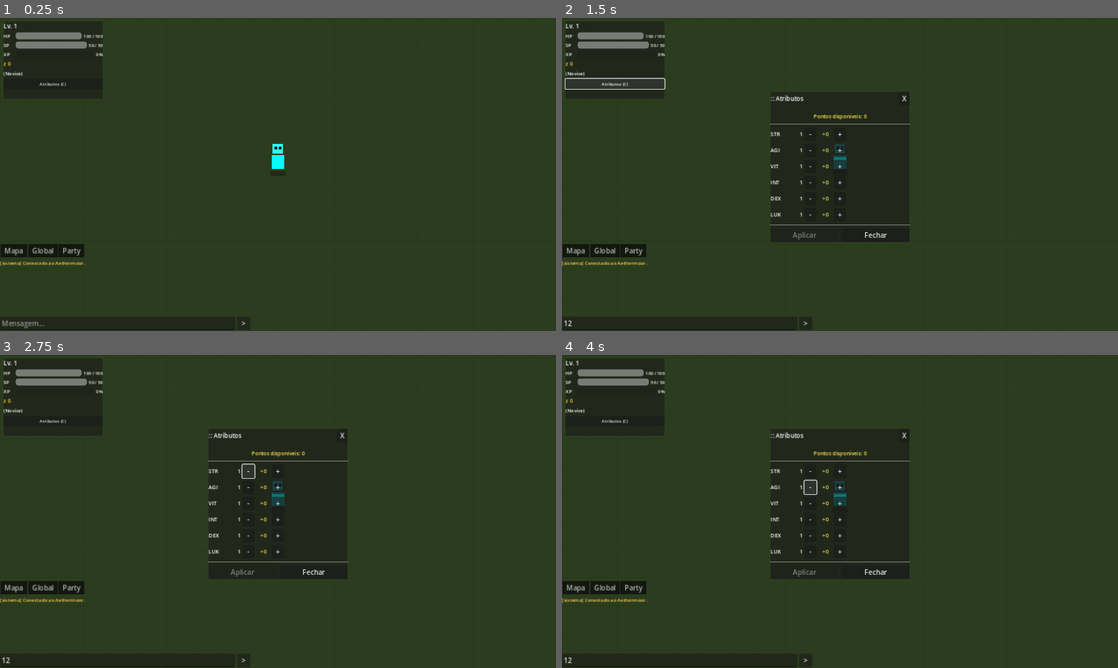
Above: before the commit, frames 1-4 (two rows, left to right).
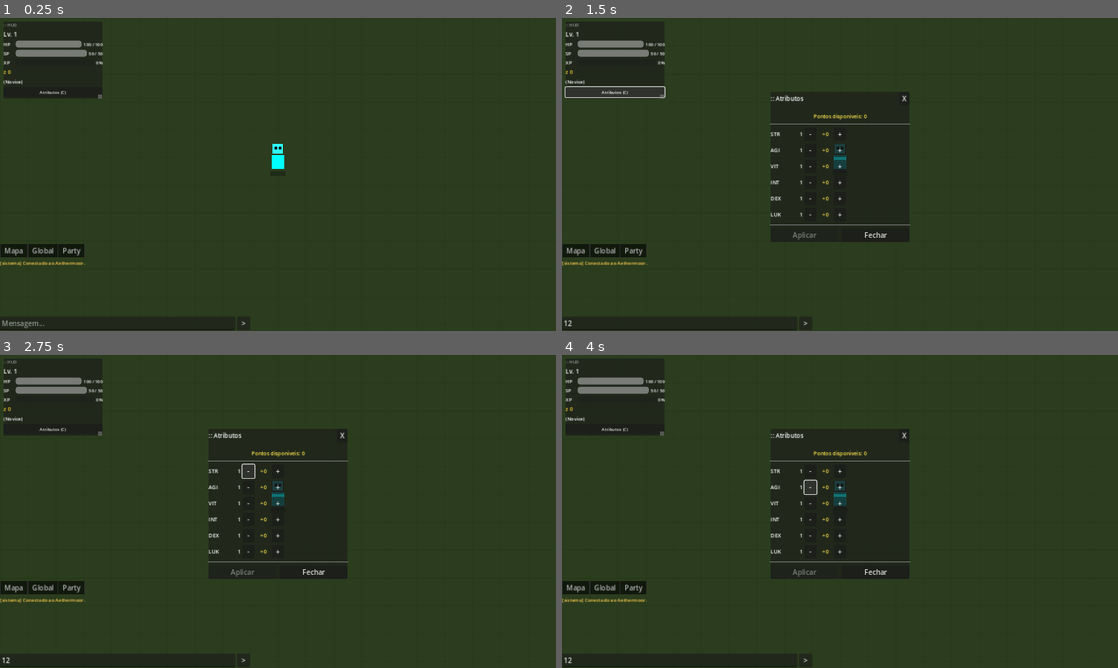
Above: after the commit, the same moments.

Repository: renash2me/Game-1.0
Game: Godot game, scene res://scenes/game_world.tscn
Same seed, same stepped clock (60 frames per second), same inputs: the game is played once before the commit and once after it. This scene is started directly instead of the project's main scene.
Inputs (mouse positions are in pixels of both pictures, inside the frame that each line leads up to):
- Up to frame 1 (0.25 s): no input
- Up to frame 2 (1.5 s): click (678, 324) at 0.52 s; type "12" at 0.6 s; click "Atributos (C)" at 1.25 s
- Up to frame 3 (2.75 s): click "-" at 2 s
- Up to frame 4 (4 s): click "+" at 2.75 s; click "-" at 3.5 s

The runs differ from the first frame. In frame 1, 1.0% of the frame differs, in the area x 0-19%, y 1-26%; in frame 2, 1.4%; in frame 3, 1.0%; in frame 4, 1.0%.

Commit message:
feat(client): HUD arrastável/redimensionável + movimento contínuo por mouse
HUD: barra de arrastar no topo do painel, grip de resize no canto
inferior direito (escala uniforme 0.5x–2.5x via tween de escala).

Movimento: marcador visual animado no ponto de clique, seguimento
contínuo do cursor enquanto o botão esquerdo está pressionado
(estilo Ragnarok Online).

Co-Authored-By: Claude Sonnet 4.6 <noreply@anthropic.com>
Claude-Session: https://claude.ai/code/session_01KzEqHDrWbGyHQtNhqA5Y96

Diff:
--- a/client/scripts/ui/game_world.gd
+++ b/client/scripts/ui/game_world.gd
@@ -19,9 +19,10 @@
 const MOVE_SPEED : float = 120.0
 const SEND_INTERVAL : float = 0.1
 var _move_target : Vector2 = Vector2.ZERO
-var _moving : bool = false
-var _send_timer : float = 0.0
-var _last_sent  : Vector2 = Vector2.ZERO
+var _moving      : bool    = false
+var _left_held   : bool    = false
+var _send_timer  : float   = 0.0
+var _last_sent   : Vector2 = Vector2.ZERO
 
 func _ready() -> void:
 	_local_name = str(GameState.character.get("name", ""))
@@ -66,20 +67,51 @@
 # ── Input ─────────────────────────────────────────────────────────────────────
 
 func _unhandled_input(event: InputEvent) -> void:
-	if event is InputEventMouseButton and event.pressed:
+	if event is InputEventMouseButton:
 		if event.button_index == MOUSE_BUTTON_LEFT:
-			if _inv_ui.visible:
-				return
-			var target := get_global_mouse_position()
-			if Input.is_action_pressed("attack"):
-				_try_attack_at(target)
+			if event.pressed:
+				if _inv_ui.visible:
+					return
+				_left_held = true
+				var target := get_global_mouse_position()
+				if Input.is_action_pressed("attack"):
+					_try_attack_at(target)
+				else:
+					_move_target = target
+					_moving = true
+					_spawn_click_marker(target)
 			else:
-				_move_target = target
-				_moving = true
-		elif event.button_index == MOUSE_BUTTON_RIGHT:
+				_left_held = false
+		elif event.button_index == MOUSE_BUTTON_RIGHT and event.pressed:
 			_try_pickup_at(get_global_mouse_position())
+	elif event is InputEventMouseMotion and _left_held:
+		if not _inv_ui.visible and not Input.is_action_pressed("attack"):
+			_move_target = get_global_mouse_position()
+			_moving = true
 	elif event.is_action_pressed("inventory"):
 		_inv_ui.visible = !_inv_ui.visible
+
+func _spawn_click_marker(world_pos: Vector2) -> void:
+	var marker := Node2D.new()
+	add_child(marker)
+	marker.position = world_pos
+
+	var outer := ColorRect.new()
+	outer.size = Vector2(18, 18)
+	outer.position = Vector2(-9, -9)
+	outer.color = Color(1.0, 1.0, 1.0, 0.75)
+	marker.add_child(outer)
+
+	var inner := ColorRect.new()
+	inner.size = Vector2(6, 6)
+	inner.position = Vector2(-3, -3)
+	inner.color = Color(1.0, 0.9, 0.3, 1.0)
+	marker.add_child(inner)
+
+	var tw := create_tween()
+	tw.tween_property(marker, "scale", Vector2(1.8, 1.8), 0.22).set_trans(Tween.TRANS_QUAD).set_ease(Tween.EASE_OUT)
+	tw.parallel().tween_property(outer, "modulate:a", 0.0, 0.22)
+	tw.tween_callback(marker.queue_free)
 
 # ── Process loop ──────────────────────────────────────────────────────────────
 
--- a/client/scripts/ui/hud.gd
+++ b/client/scripts/ui/hud.gd
@@ -15,6 +15,14 @@
 var _stats_panel
 var _class_panel
 
+# ── Drag / Resize do HUD ──────────────────────────────────────────────────────
+var _hud_dragging      : bool    = false
+var _hud_drag_offset   : Vector2 = Vector2.ZERO
+var _hud_resizing      : bool    = false
+var _hud_resize_origin : Vector2 = Vector2.ZERO
+var _hud_resize_base   : float   = 1.0
+var _hud_grip                    # ColorRect — não tipado para evitar problemas 4.7
+
 func _ready() -> void:
 	CharacterData.hp_changed.connect(_refresh_hp)
 	CharacterData.sp_changed.connect(_refresh_sp)
@@ -45,6 +53,7 @@
 	_class_panel.dismissed.connect(_on_class_panel_dismissed)
 
 	_check_class_change_available()
+	_setup_hud_drag()
 
 # ── Refreshes ─────────────────────────────────────────────────────────────────
 
@@ -122,3 +131,70 @@
 		if event.keycode == KEY_C:
 			_on_stats_btn_pressed()
 			get_viewport().set_input_as_handled()
+
+# ── Drag / Resize ─────────────────────────────────────────────────────────────
+
+func _setup_hud_drag() -> void:
+	var panel := $Panel
+	panel.set_anchors_preset(Control.PRESET_TOP_LEFT, true)
+
+	# Barra de arraste no topo do VBox
+	var handle := Label.new()
+	handle.text = ":: HUD"
+	handle.add_theme_font_size_override("font_size", 10)
+	handle.modulate = Color(0.6, 0.6, 0.6)
+	handle.mouse_filter = Control.MOUSE_FILTER_STOP
+	handle.mouse_default_cursor_shape = Control.CURSOR_MOVE
+	handle.custom_minimum_size = Vector2(0, 14)
+	handle.gui_input.connect(_on_hud_handle_input)
+	$Panel/VBox.add_child(handle)
+	$Panel/VBox.move_child(handle, 0)
+
+	# Grip de resize no canto inferior direito (filho direto do CanvasLayer)
+	_hud_grip = ColorRect.new()
+	_hud_grip.color = Color(0.55, 0.55, 0.55, 0.5)
+	_hud_grip.size = Vector2(10, 10)
+	_hud_grip.mouse_filter = Control.MOUSE_FILTER_STOP
+	_hud_grip.mouse_default_cursor_shape = Control.CURSOR_FDIAGSIZE
+	_hud_grip.gui_input.connect(_on_hud_grip_input)
+	add_child(_hud_grip)
+	call_deferred("_update_hud_grip")
+
+func _update_hud_grip() -> void:
+	if _hud_grip == null:
+		return
+	var panel := $Panel
+	var vsize : Vector2 = panel.size * panel.scale
+	_hud_grip.position = panel.position + vsize - Vector2(10, 10)
+
+func _hud_mouse() -> Vector2:
+	return get_viewport().get_mouse_position()
+
+func _on_hud_handle_input(event: InputEvent) -> void:
+	if event is InputEventMouseButton and event.button_index == MOUSE_BUTTON_LEFT:
+		_hud_dragging = event.pressed
+		if event.pressed:
+			_hud_drag_offset = $Panel.position - _hud_mouse()
+
+func _on_hud_grip_input(event: InputEvent) -> void:
+	if event is InputEventMouseButton and event.button_index == MOUSE_BUTTON_LEFT:
+		_hud_resizing = event.pressed
+		if event.pressed:
+			_hud_resize_origin = _hud_mouse()
+			_hud_resize_base   = $Panel.scale.x
+
+func _input(event: InputEvent) -> void:
+	if _hud_dragging:
+		if event is InputEventMouseMotion:
+			$Panel.position = _hud_mouse() + _hud_drag_offset
+			_update_hud_grip()
+		elif event is InputEventMouseButton and not event.pressed:
+			_hud_dragging = false
+	if _hud_resizing:
+		if event is InputEventMouseMotion:
+			var dx : float = (_hud_mouse().x - _hud_resize_origin.x) * 0.006
+			var ns : float = clamp(_hud_resize_base + dx, 0.5, 2.5)
+			$Panel.scale = Vector2(ns, ns)
+			_update_hud_grip()
+		elif event is InputEventMouseButton and not event.pressed:
+			_hud_resizing = false
